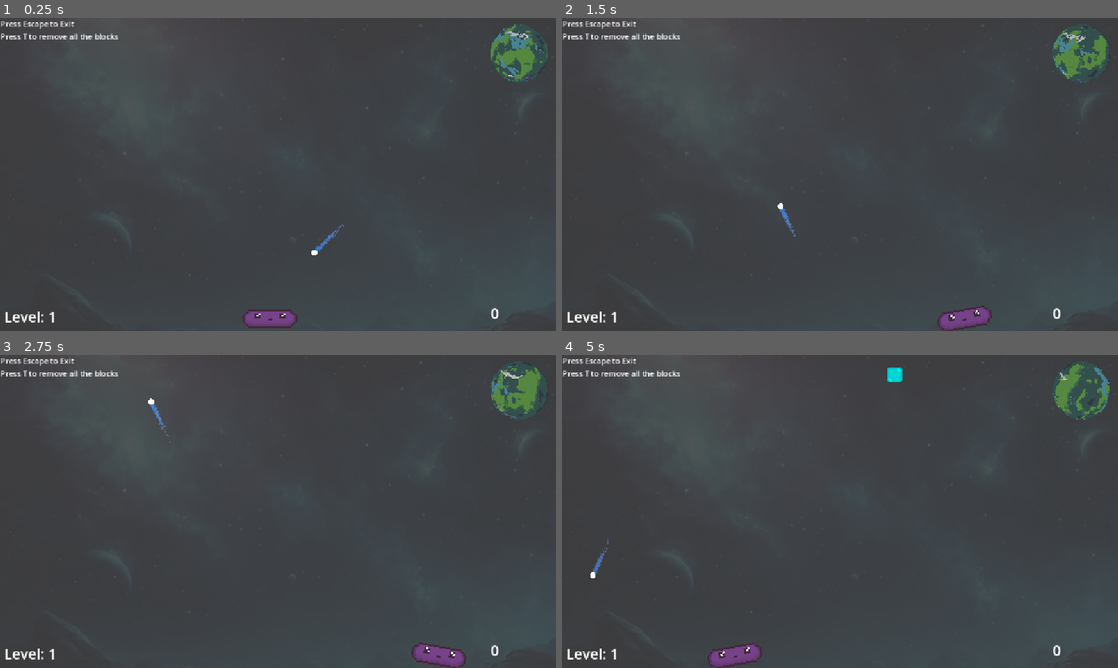
Above: before the commit, frames 1-4 (two rows, left to right).
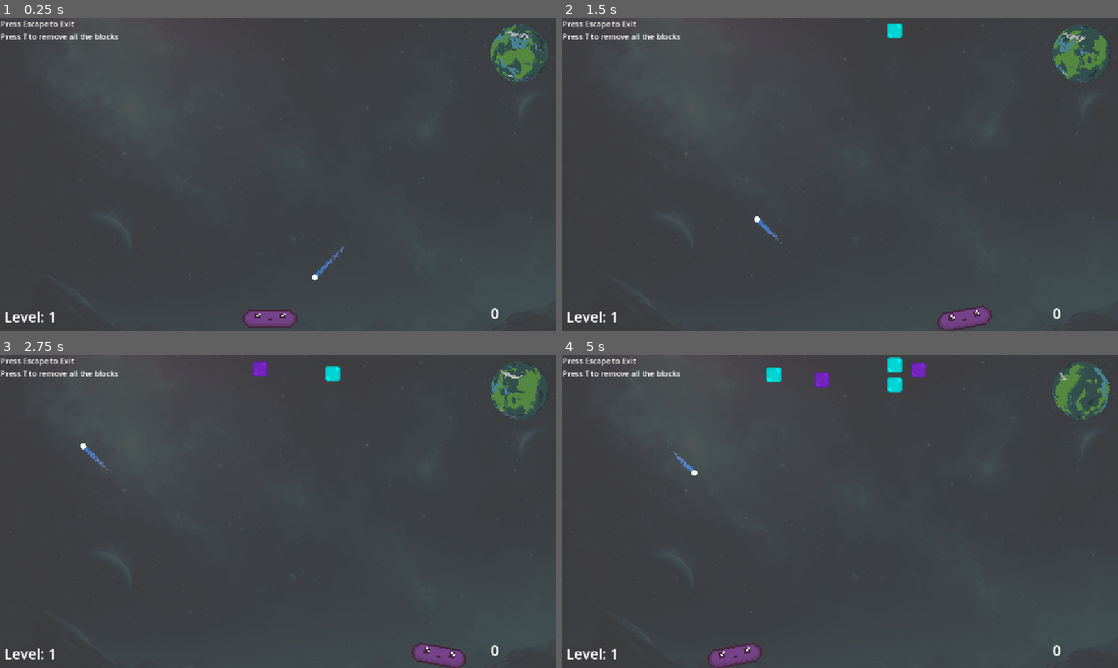
Above: after the commit, the same moments.

Repository: marcibaumel/HEJ_Brick
Game: Godot game, scene res://scenes/levels/customLevel.tscn
Same seed, same stepped clock (60 frames per second), same inputs: the game is played once before the commit and once after it.
Inputs:
- Up to frame 1 (0.25 s): no input
- Up to frame 2 (1.5 s): tap T (destroy_children) at 0.5, 1.35 s; hold Right (ui_right) 0.53-1.28 s; hold T (destroy_children) 0.53-1.28 s; hold Left (ui_left) from 1.28 s (still down)
- Up to frame 3 (2.75 s): tap T (destroy_children) at 2 s; release Left (ui_left) at 2.03 s; hold Right (ui_right) from 2.03 s (still down); hold T (destroy_children) from 2.03 s (still down)
- Up to frame 4 (5 s): release T (destroy_children) at 2.78 s; tap T (destroy_children) at 2.85, 3.5, 4.35 s; release Right (ui_right) at 3.53 s; hold T (destroy_children) 3.53-4.28 s; hold Left (ui_left) from 3.53 s (still down)

The runs differ from the first frame. In frame 1, 0.2% of the frame differs, in the area x 56-63%, y 66-84%; in frame 2, 0.3%; in frame 3, 0.4%; in frame 4, 0.8%, in the area x 5-66%, y 0-72%.

Commit message:
better spawn logic

Diff:
--- a/brickyMartin/scenes/bricks/brick.tscn
+++ b/brickyMartin/scenes/bricks/brick.tscn
@@ -1,13 +1,16 @@
-[gd_scene load_steps=5 format=3 uid="uid://durp7bi8hfpa1"]
+[gd_scene load_steps=6 format=3 uid="uid://durp7bi8hfpa1"]
 
 [ext_resource type="Script" uid="uid://djt6fqi5jc61k" path="res://scripts/brick.gd" id="1_7oinx"]
 [ext_resource type="Texture2D" uid="uid://bl615d216itbc" path="res://assets/brick.png" id="2_ou3qe"]
 
 [sub_resource type="RectangleShape2D" id="RectangleShape2D_0w5h4"]
-size = Vector2(28, 27)
+size = Vector2(30, 31.5)
 
 [sub_resource type="Gradient" id="Gradient_0w5h4"]
 colors = PackedColorArray(0.761533, 0.0647106, 0.347074, 1, 0.830285, 0.146144, 0.168325, 1)
+
+[sub_resource type="RectangleShape2D" id="RectangleShape2D_7oinx"]
+size = Vector2(122, 100)
 
 [node name="Brick" type="StaticBody2D" groups=["Brick"]]
 script = ExtResource("1_7oinx")
@@ -16,7 +19,7 @@
 texture = ExtResource("2_ou3qe")
 
 [node name="CollisionShape2D" type="CollisionShape2D" parent="."]
-position = Vector2(0, 0.5)
+position = Vector2(0, -0.5)
 scale = Vector2(2, 2)
 shape = SubResource("RectangleShape2D_0w5h4")
 
@@ -36,3 +39,11 @@
 scale_amount_min = 0.0
 scale_amount_max = 2.0
 color_ramp = SubResource("Gradient_0w5h4")
+
+[node name="PaddleDetect" type="Area2D" parent="."]
+
+[node name="CollisionShape2D" type="CollisionShape2D" parent="PaddleDetect"]
+position = Vector2(-2, 2)
+shape = SubResource("RectangleShape2D_7oinx")
+
+[connection signal="body_entered" from="PaddleDetect" to="." method="_on_paddle_detect_body_entered"]
--- a/brickyMartin/scenes/levels/customLevel.tscn
+++ b/brickyMartin/scenes/levels/customLevel.tscn
@@ -430,13 +430,11 @@
 position = Vector2(571.5, 336.5)
 shape = SubResource("RectangleShape2D_8uqsj")
 
-[node name="Ball" parent="." instance=ExtResource("3_p4hxj")]
-position = Vector2(855, 521)
-collision_layer = 5
-collision_mask = 5
-
 [node name="BrickSpawn" type="Marker2D" parent="."]
 position = Vector2(510, -279)
 gizmo_extents = 1000.0
 
+[node name="Ball" parent="." instance=ExtResource("3_p4hxj")]
+position = Vector2(857, 621)
+
 [connection signal="body_entered" from="Deadzone" to="." method="_on_deadzone_body_entered"]
--- a/brickyMartin/scripts/brick.gd
+++ b/brickyMartin/scripts/brick.gd
@@ -45,3 +45,8 @@
 
 	# Place it where the brick was
 	exp.global_position = global_position
+
+
+func _on_paddle_detect_body_entered(body: Node2D) -> void:
+	if body.is_in_group("Paddle"):
+		queue_free()
--- a/brickyMartin/scripts/custom_level.gd
+++ b/brickyMartin/scripts/custom_level.gd
@@ -7,7 +7,7 @@
 @export var brick_width: float = 100.0
 @export var brick_height: float = 100.0
 
-@export var spawn_interval: float = 3.0
+@export var spawn_interval: float = 1.0
 @export_range(0.0, 1.0, 0.01) var empty_chance: float = 0.15
 @export var empty_means_skip_spawn: bool = true
 
@@ -33,6 +33,7 @@
 
 
 func _ready() -> void:
+	pass
 	_rng.randomize()
 	set_physics_process(true)
 
